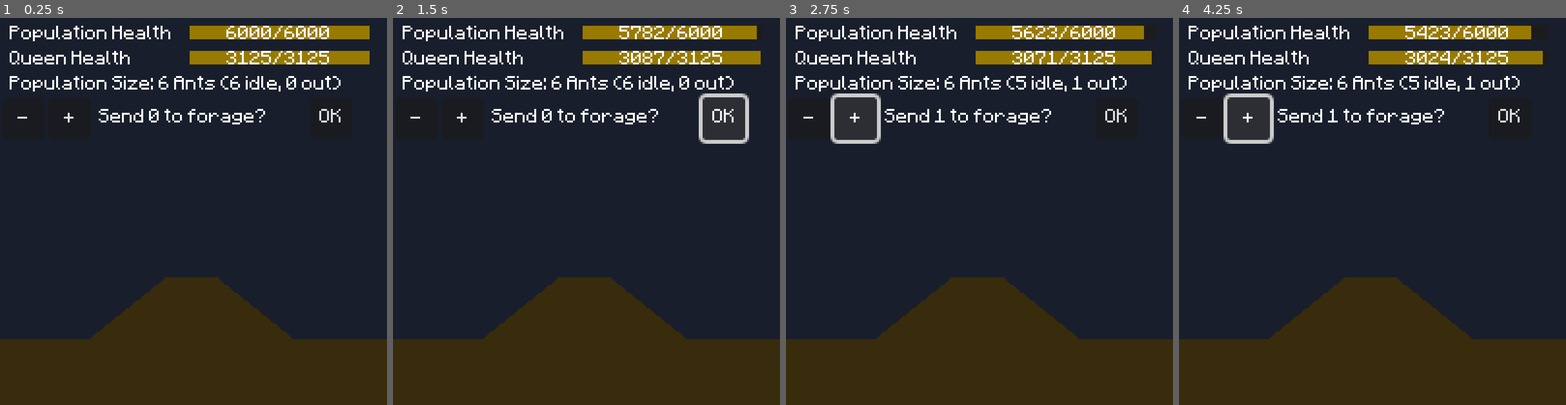
Above: before the commit, frames 1-4 (left to right).
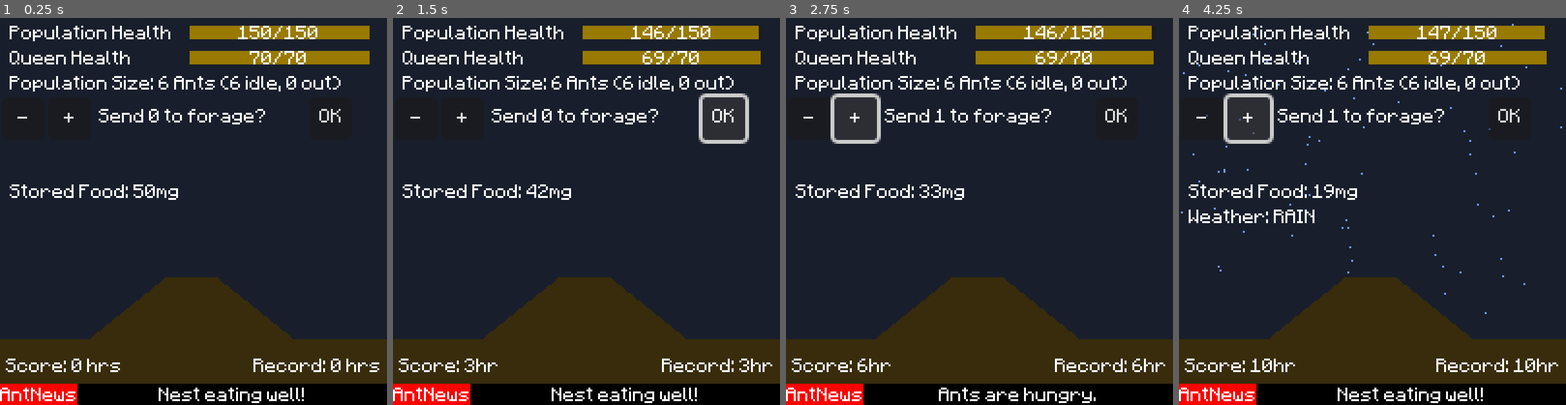
Above: after the commit, the same moments.

Repository: Benpaste/Galway-Game-Jam-23
Game: Godot game, scene res://main.tscn
Same seed, same stepped clock (60 frames per second), same inputs: the game is played once before the commit and once after it.
Inputs:
- Up to frame 1 (0.25 s): no input
- Up to frame 2 (1.5 s): click "OK" at 0.5 s; click "OK" at 1.25 s
- Up to frame 3 (2.75 s): click "+" at 2 s
- Up to frame 4 (4.25 s): click "-" at 2.75 s; click "+" at 3.5 s

The runs differ from the first frame. In frame 1, 7.1% of the frame differs, in the area x 0-100%, y 2-100%; in frame 2, 7.1%; in frame 3, 7.3%; in frame 4, 8.1%, in the area x 0-100%, y 1-100%.

Commit message:
done for now

Diff:
--- a/Ant.gd
+++ b/Ant.gd
@@ -1,5 +1,7 @@
 extends Node
 class_name Ant
+
+
 
 enum {
 	STATE_IDLE,
@@ -7,7 +9,9 @@
 	STATE_RETURN,
 }
 
-var MAX_HEALTH = 1000
+
+var age = 0
+var MAX_HEALTH = 25
 var health = 1
 var state = STATE_IDLE
 
@@ -15,17 +19,16 @@
 	health = MAX_HEALTH
 
 
-var rate = 10
-var variability = 10
+var rate = 0.5
 func do_frame():
-	health -= abs(randf_range(rate-variability, rate+variability))
+	age += 1
+	health -= abs(randf_range(0, 2*rate))
 
 	if health <= 0:
 		die()
 
-signal ant_died
 func die():
-	ant_died.emit()
+	NewsHandler.broadcast("An ant just died...")
 	queue_free()
 
 
--- /dev/null
+++ b/AntFollow.gd
@@ -0,0 +1,10 @@
+extends Path2D
+
+@export var ANT : PackedScene
+
+func create_ants(out: bool, many: int):
+	for i in many:
+		var myant = ANT.instantiate()
+		myant.dir = out
+		add_child(myant)
+		await get_tree().create_timer(0.2).timeout
--- a/AntQueen.gd
+++ b/AntQueen.gd
@@ -2,4 +2,8 @@
 class_name AntQueen
 
 func _init():
-	MAX_HEALTH = pow(5,5)
+	MAX_HEALTH = 70
+
+signal gameover(i: int)
+func die():
+	gameover.emit(age)
--- /dev/null
+++ b/DistanceLabel.gd
@@ -0,0 +1,6 @@
+extends Label
+
+var value = 0
+
+func _physics_process(delta):
+	text = "Distance from nest: %scm" % value
--- a/Food.gd
+++ b/Food.gd
@@ -10,13 +10,13 @@
 
 var food_types = {
 	"Caterpillar": {
-		weight: 100,
+		weight: 300,
 		alive: true,},
 	"Slug": {
 		weight: 1000,
 		alive: true,},
 	"Leaf": {
-		weight: 50,
+		weight: 100,
 		alive: false,},
 	}
 
@@ -33,5 +33,10 @@
 	my_weight *= randf_range(1-variability,1+variability)
 
 	my_alive = food_types[type][alive]
-	if randi_range(1,10) == 2:
+	if randi_range(1,5) == 2:
 		my_alive = false
+
+
+func set_null(): type = ""
+
+func get_null(): return type == ""
--- /dev/null
+++ b/FoodLabel.gd
@@ -0,0 +1,4 @@
+extends Label
+
+func _physics_process(delta):
+	text = "Stored Food: %smg" % round(get_node("/root/Main").stored_food)
--- a/ForageLabel.gd
+++ b/ForageLabel.gd
@@ -1,26 +1,58 @@
 extends Label
 
 var dots = 0
-enum FORAGING {IDLE, LEAVE, RETURN, FOUND,
+enum FORAGING {IDLE, LEAVE, RETURN, RETURN_DONE, FOUND,
+KILLING, KILLING_DONE,
 EATING, EATING_DONE,
-INVEST, INVEST_DONE}
+INVEST, INVEST_DONE,
+TOO_HEAVY_TO_KILL, TOO_HEAVY_TO_CARRY, DEAD, GAMEOVER}
 var state = 0
 
 func _on_tick_timer_timeout():
 
 	match state:
 		FORAGING.LEAVE:
-			text = "%s currently foraging" % get_node("/root/Main").foragers
+			text = "Currently foraging"
 		FORAGING.FOUND:
-			text = "Found some food!"
+			text = "Found food."
 		FORAGING.INVEST:
 			text = "Identifying food"
 		FORAGING.INVEST_DONE:
-			text = "It's a %s! " % %Food.type
+			text = "It's a %smg %s! " % [round(%Food.my_weight), %Food.type]
 			if %Food.my_alive: text += "It's alive!"
-			else: text += "It's dead!"
+			else: text += "It's dead."
+		FORAGING.KILLING:
+			text = "Killing the %s" % %Food.type
+		FORAGING.KILLING_DONE:
+			text = "Killed the %s!" % %Food.type
+		FORAGING.EATING:
+			text = "Foragers eating %s" % %Food.type
+		FORAGING.EATING_DONE:
+			text = "Foragers ate some %s." % %Food.type
+			if %Food.my_weight <= 5:
+				text = "Foragers ate all the %s." % %Food.type
+		FORAGING.RETURN:
+			if %Food.get_null():
+				text = "Returning empty-handed"
+			else:
+				text = "Carrying the %s home" % %Food.type
+		FORAGING.RETURN_DONE:
+			if %Food.get_null():
+				text = "Returned."
+			else:
+				text = "Returned with %s!" % %Food.type
+		FORAGING.TOO_HEAVY_TO_CARRY:
+			text = "It's too heavy to carry."
+		FORAGING.TOO_HEAVY_TO_KILL:
+			text = "It's too big to kill."
+		FORAGING.DEAD:
+			text = "All foragers died..."
+		FORAGING.GAMEOVER:
+			text = "QUEEN STARVED. GAME OVER"
 
-	if !text.ends_with("!"):
-		dots += 1
-		dots %= 4
-		for i in dots: text += "."
+
+	if text != "":
+		if !(text[-1] in ["!","."]):
+			dots += 1
+			dots %= 4
+			for i in dots: text += "."
--- /dev/null
+++ b/NewsHandler.gd
@@ -0,0 +1,5 @@
+extends Node
+
+signal news(s: String)
+func broadcast(s: String):
+	news.emit(s)
--- /dev/null
+++ b/NewsLabel.gd
@@ -0,0 +1,29 @@
+extends Label
+
+var default_news = ["Queen is lovely.", "Ants are hungry."]
+var news = default_news
+
+func _on_news_timer_timeout():
+	text = get_new_text()
+
+
+func _ready():
+	NewsHandler.connect("news", add_news)
+
+
+
+func get_new_text():
+	var news_num = randi_range(0, news.size()-1)
+	if news in default_news and news.size() > 2:
+		news_num = randi_range(2, news.size()-1)
+	var new_text = news[news_num]
+	if new_text == text: return get_new_text()
+	else: return new_text
+
+
+func _on_new_news_timer_timeout():
+	news = default_news
+
+
+func add_news(s: String):
+	news.append(s)
--- /dev/null
+++ b/Score.gd
@@ -0,0 +1,10 @@
+extends Node
+
+var record = 0
+var score = 0
+
+
+func update_score():
+	score += 1
+	if record < score:
+		record = score
--- /dev/null
+++ b/WeatherLabel.gd
@@ -0,0 +1,5 @@
+extends Label
+
+var value = ""
+
+func
--- /dev/null
+++ b/ant_graphic.gd
@@ -0,0 +1,18 @@
+extends PathFollow2D
+
+var dir = false
+
+func _ready():
+	if not dir:
+		progress_ratio = 0.99
+	else: progress_ratio = 0.01
+
+func _physics_process(delta):
+
+	$ColorRect.position = Vector2(randf_range(-1,1),randf_range(-1,1))
+	if dir:
+		progress_ratio += 0.01
+	else:
+		progress_ratio -= 0.01
+	if progress_ratio <= 0 or progress_ratio >= 1:
+		queue_free()
--- /dev/null
+++ b/ant_graphic.tscn
@@ -0,0 +1,12 @@
+[gd_scene load_steps=2 format=3 uid="uid://bf3vvb4bxbu7g"]
+
+[ext_resource type="Script" path="res://ant_graphic.gd" id="1_lt2hf"]
+
+[node name="AntGraphic" type="PathFollow2D"]
+loop = false
+script = ExtResource("1_lt2hf")
+
+[node name="ColorRect" type="ColorRect" parent="."]
+offset_right = 8.0
+offset_bottom = 4.0
+color = Color(0, 0, 0, 1)
--- a/main.gd
+++ b/main.gd
@@ -4,10 +4,21 @@
 
 var foragers = 0
 var time_to_change = 0
-enum FORAGING {IDLE, LEAVE, RETURN, FOUND,
+
+var stored_food = 50
+
+enum WEATHER {CLEAR, RAIN, WIND}
+var weather = WEATHER.CLEAR
+
+
+enum FORAGING {IDLE, LEAVE, RETURN, RETURN_DONE, FOUND,
+KILLING, KILLING_DONE,
 EATING, EATING_DONE,
-INVEST, INVEST_DONE}
+INVEST, INVEST_DONE,
+TOO_HEAVY_TO_KILL, TOO_HEAVY_TO_CARRY, DEAD, GAMEOVER}
 var foraging = FORAGING.IDLE
+
+var distance_from_nest = 0
 
 func _ready():
 	for i in STARTING_ANTS:
@@ -21,7 +32,7 @@
 	%HealthbarPop.set_stats(pop_health[0],pop_health[1])
 	%HealthbarQueen.set_stats(%AntQueen.health, %AntQueen.MAX_HEALTH)
 	%PopLabel.value = get_pop_size()
-	%PopLabel.foragers = foragers
+	%PopLabel.foragers = get_foragers().size()
 	%DialogLabel.text = "Send %s to forage?" % foragers
 	if foraging == FORAGING.IDLE:
 		set_foragers(foragers)
@@ -29,6 +40,10 @@
 
 func get_pop_size():
 	return %Ants.get_child_count() - 1
+
+
+func get_foragers() -> Array:
+	return get_tree().get_nodes_in_group("Foragers")
 
 
 func get_pop_health():
@@ -45,21 +60,56 @@
 
 
 func do_tick():
+	if foraging != FORAGING.GAMEOVER:
+		Score.update_score()
+		%CurrentScoreLabel.text = "Score: %shr" % Score.score
+		%HiScoreLabel.text = "Record: %shr" % Score.record
+	else:
+		return
+
+
 	for i in %Ants.get_children():
 		i.do_frame()
 
+		if not i in get_foragers():
+			if stored_food > 0 and i.health < i.MAX_HEALTH-1:
+				NewsHandler.broadcast("Nest eating well!")
+				stored_food -= 1
+				i.health += 1
+		else:
+			if foraging == FORAGING.EATING:
+				if %Food.my_weight >= 5 and i.health < i.MAX_HEALTH-1:
+					NewsHandler.broadcast("Foragers eating!")
+					%Food.my_weight -= 5
+					i.health += 5
+		stored_food = max(0, stored_food)
+
 	time_to_change -= 1
+
+	if foraging in [FORAGING.IDLE, FORAGING.GAMEOVER]:
+		%DistanceLabel.hide()
+	else:
+		%DistanceLabel.show()
+		if get_foragers().size() == 0:
+			set_foraging(FORAGING.DEAD)
+
 	match foraging:
 		FORAGING.LEAVE:
 			forage_for_food()
+			distance_from_nest += 1
+			%DistanceLabel.value = distance_from_nest
 		FORAGING.INVEST:
 			if time_to_change <= 0:
 				set_foraging(FORAGING.INVEST_DONE)
 		FORAGING.EATING:
 			if time_to_change <= 0:
 				set_foraging(FORAGING.EATING_DONE)
-			#check if foragers are done munching
-			pass
+		FORAGING.RETURN:
+			if time_to_change <= 0:
+				set_foraging(FORAGING.RETURN_DONE)
+			else:
+				distance_from_nest = 4*time_to_change
+				%DistanceLabel.value = distance_from_nest
 
 
 func _on_button_plus_button_down():
@@ -91,26 +141,57 @@
 			set_foraging(FORAGING.INVEST)
 		FORAGING.INVEST_DONE:
 
-			#if food alive:
-				#if too big to kill, forage again
-				#else start killing
-			#else:
-				#foragers eat
-				#if not too big to carry, carry it
-				#foragers return
-
-			set_foraging(FORAGING.EATING)
+			if %Food.my_alive:
+				if %Food.my_weight > foragers * 10:
+					set_foraging(FORAGING.TOO_HEAVY_TO_KILL)
+				else:
+					set_foraging(FORAGING.KILLING)
+			else:
+				set_foraging(FORAGING.EATING)
+
 		FORAGING.EATING_DONE:
+
+			if %Food.my_weight > foragers * 30:
+				set_foraging(FORAGING.TOO_HEAVY_TO_CARRY)
+			if %Food.my_weight <= 5:
+				set_foraging(FORAGING.LEAVE)
+			else:
+
+				set_foraging(FORAGING.RETURN)
+
+		FORAGING.TOO_HEAVY_TO_KILL:
+			set_foraging(FORAGING.LEAVE)
+
+		FORAGING.TOO_HEAVY_TO_CARRY:
+			%Food.set_null()
 			set_foraging(FORAGING.RETURN)
+
+		FORAGING.RETURN_DONE:
+			if !%Food.get_null():
+				stored_food += %Food.my_weight
+				%Food.set_null()
+			stored_food += get_foragers().size() * 4
+			set_foraging(FORAGING.IDLE)
+			for i in get_foragers():
+				i.set_state(i.STATE_IDLE)
+				i.remove_from_group("Foragers")
+
+		FORAGING.DEAD:
+			set_foraging(FORAGING.IDLE)
+
+		FORAGING.GAMEOVER:
+			_on_queen_die()
 
 
 func send_foragers():
 	var idles = get_idle_ants()
 	for i in foragers:
 		idles[i].set_state(idles[i].STATE_LEAVE)
+		idles[i].add_to_group("Foragers")
 		set_foraging(FORAGING.LEAVE)
 		%SendDialog.hide()
 		%ForageLabel.show()
+	%AntFollow.create_ants(true, foragers)
 	calculate_time_to_change()
 
 
@@ -128,16 +209,67 @@
 	%ForageLabel.state = f
 
 	match f:
+		FORAGING.IDLE:
+			%ForageLabel.hide()
+			%ButtonOK.show()
+			%SendDialog.show()
 		FORAGING.LEAVE:
-			%ButtonOK.hide()
+			NewsHandler.broadcast("Brave foragers leave...")
+			%ButtonOK.hide()
+			time_to_change = 10
 		FORAGING.FOUND:
 			%ButtonOK.show()
-			#set random food source
 		FORAGING.INVEST:
+			NewsHandler.broadcast("Our girls found something!")
 			%ButtonOK.hide()
 			time_to_change = 5
 		FORAGING.INVEST_DONE:
 			%Food.initialize()
 			%ButtonOK.show()
 		FORAGING.EATING:
-			pass
+			%ButtonOK.hide()
+			time_to_change = 5
+		FORAGING.EATING_DONE:
+			%ButtonOK.show()
+		FORAGING.RETURN:
+			NewsHandler.broadcast("The perilous %scm voyage..." % distance_from_nest)
+			%ButtonOK.hide()
+			time_to_change = distance_from_nest/4
+		FORAGING.RETURN_DONE:
+			%ButtonOK.show()
+			%AntFollow.create_ants(false, foragers)
+		FORAGING.DEAD:
+			%ButtonOK.show()
+		FORAGING.GAMEOVER:
+			%ButtonOK.show()
+			%SendDialog.hide()
+
+
+func _on_weather_timer_timeout():
+	var new = randi_range(0, 5)
+	if new > 2:
+		new = WEATHER.CLEAR
+	if new != weather:
+		%WeatherLabel.text = "Weather: %s" % WEATHER.keys()[new]
+		weather = new
+		for i in [%Rain, %Wind, %Leaves]: i.emitting=false
+		if weather == WEATHER.RAIN:
+			%Rain.emitting = true
+		if weather == WEATHER.WIND:
+			%Wind.emitting = true
+			%Leaves.emitting = true
+
+
+func _on_baby_timer_timeout():
+	for i in randi_range(2,4):
+		%Ants.add_child(Ant.new())
+	NewsHandler.broadcast("Our queen had babies!")
+
+
+func _on_queen_die():
+	Score.score = 0
+	get_tree().change_scene_to_file("res://main.tscn")
+
+
+func _on_ant_queen_gameover(i):
+	set_foraging(FORAGING.GAMEOVER)
--- a/main.tscn
+++ b/main.tscn
@@ -1,17 +1,74 @@
-[gd_scene load_steps=8 format=3 uid="uid://c2mfrxdg0ruld"]
+[gd_scene load_steps=19 format=3 uid="uid://c2mfrxdg0ruld"]
 
 [ext_resource type="Script" path="res://main.gd" id="1_6d5k7"]
 [ext_resource type="Script" path="res://AntQueen.gd" id="2_ejx5p"]
+[ext_resource type="Script" path="res://AntFollow.gd" id="2_o0ry8"]
 [ext_resource type="PackedScene" uid="uid://bghhusn3pp584" path="res://healthbar.tscn" id="2_ygw06"]
 [ext_resource type="Script" path="res://Food.gd" id="3_5b1n6"]
+[ext_resource type="PackedScene" uid="uid://bf3vvb4bxbu7g" path="res://ant_graphic.tscn" id="3_lds7x"]
 [ext_resource type="Script" path="res://PopLabel.gd" id="4_luhpv"]
 [ext_resource type="Script" path="res://ForageLabel.gd" id="5_4x6cx"]
 [ext_resource type="Theme" uid="uid://desch61f3eesi" path="res://main.tres" id="5_wvql7"]
+[ext_resource type="Script" path="res://FoodLabel.gd" id="6_r6cwb"]
+[ext_resource type="Script" path="res://NewsLabel.gd" id="9_uhx06"]
+[ext_resource type="Script" path="res://DistanceLabel.gd" id="11_hkowu"]
+
+[sub_resource type="ParticleProcessMaterial" id="ParticleProcessMaterial_ixu0n"]
+emission_shape = 3
+emission_box_extents = Vector3(128, 1, 1)
+particle_flag_disable_z = true
+direction = Vector3(0, 1, 0)
+spread = 0.0
+gravity = Vector3(0, 980, 0)
+initial_velocity_min = 256.0
+initial_velocity_max = 256.0
+orbit_velocity_min = 0.0
+orbit_velocity_max = 0.0
+color = Color(0.45098, 0.623529, 1, 1)
+turbulence_enabled = true
+
+[sub_resource type="Gradient" id="Gradient_b5uo2"]
+colors = PackedColorArray(1, 1, 1, 0.360784, 1, 1, 1, 0)
+
+[sub_resource type="GradientTexture1D" id="GradientTexture1D_bl22h"]
+gradient = SubResource("Gradient_b5uo2")
+
+[sub_resource type="ParticleProcessMaterial" id="ParticleProcessMaterial_w0gou"]
+emission_shape = 3
+emission_box_extents = Vector3(300, 100, 1)
+particle_flag_disable_z = true
+spread = 10.0
+gravity = Vector3(0, 0, 0)
+initial_velocity_min = 360.0
+initial_velocity_max = 360.0
+orbit_velocity_min = 0.0
+orbit_velocity_max = 0.0
+color_ramp = SubResource("GradientTexture1D_bl22h")
+
+[sub_resource type="ParticleProcessMaterial" id="ParticleProcessMaterial_ti7en"]
+emission_shape = 3
+emission_box_extents = Vector3(1, 100, 1)
+particle_flag_disable_z = true
+spread = 10.0
+gravity = Vector3(0, 0, 0)
+initial_velocity_min = 200.0
+initial_velocity_max = 200.0
+orbit_velocity_min = 0.0
+orbit_velocity_max = 0.0
+scale_min = 2.0
+scale_max = 4.0
+color = Color(0.211765, 0.580392, 0.0745098, 1)
+
+[sub_resource type="Curve2D" id="Curve2D_fis7b"]
+_data = {
+"points": PackedVector2Array(0, 0, 0, 0, 99, 134, 0, 0, 0, 0, 74, 166, 0, 0, 0, 0, -9, 168)
+}
+point_count = 3
 
 [node name="Main" type="Node2D"]
 script = ExtResource("1_6d5k7")
 
-[node name="Terrain" type="Node" parent="."]
+[node name="Terrain" type="Node2D" parent="."]
 
 [node name="Background" type="ColorRect" parent="Terrain"]
 offset_right = 200.0
@@ -20,6 +77,31 @@
 size_flags_vertical = 3
 color = Color(0.0941176, 0.117647, 0.168627, 1)
 
+[node name="Rain" type="GPUParticles2D" parent="Terrain"]
+unique_name_in_owner = true
+position = Vector2(100, 0)
+emitting = false
+amount = 128
+process_material = SubResource("ParticleProcessMaterial_ixu0n")
+lifetime = 0.7
+draw_order = 0
+trail_lifetime = 0.1
+trail_sections = 2
+trail_section_subdivisions = 1
+
+[node name="Wind" type="GPUParticles2D" parent="Terrain"]
+unique_name_in_owner = true
+position = Vector2(100, 100)
+emitting = false
+amount = 256
+process_material = SubResource("ParticleProcessMaterial_w0gou")
+
+[node name="Leaves" type="GPUParticles2D" parent="Terrain"]
+unique_name_in_owner = true
+position = Vector2(-18, 100)
+emitting = false
+process_material = SubResource("ParticleProcessMaterial_ti7en")
+
 [node name="Ground" type="ColorRect" parent="Terrain"]
 offset_top = 166.0
 offset_right = 200.0
@@ -31,6 +113,12 @@
 scale = Vector2(2, 2)
 color = Color(0.22, 0.17424, 0.0484, 1)
 polygon = PackedVector2Array(-33, 70, -13, 54, 0, 54, 20, 70)
+
+[node name="AntFollow" type="Path2D" parent="Terrain"]
+unique_name_in_owner = true
+curve = SubResource("Curve2D_fis7b")
+script = ExtResource("2_o0ry8")
+ANT = ExtResource("3_lds7x")
 
 [node name="Ants" type="Node" parent="."]
 unique_name_in_owner = true
@@ -76,6 +164,16 @@
 text = "Population Size: 6 ants"
 script = ExtResource("4_luhpv")
 
+[node name="FoodLabel" type="Label" parent="HUD"]
+layout_mode = 0
+offset_left = 5.0
+offset_top = 84.0
+offset_right = 112.0
+offset_bottom = 106.0
+theme_override_font_sizes/font_size = 8
+text = "Stored Food: 3000mg"
+script = ExtResource("6_r6cwb")
+
 [node name="ButtonOK" type="Button" parent="HUD"]
 unique_name_in_owner = true
 layout_mode = 0
@@ -122,24 +220,117 @@
 
 [node name="ForageLabel" type="Label" parent="HUD"]
 unique_name_in_owner = true
-visible = false
-layout_mode = 0
-offset_left = 51.0
+layout_mode = 0
+offset_left = 5.0
 offset_top = 45.0
-offset_right = 91.0
+offset_right = 45.0
 offset_bottom = 67.0
 theme = ExtResource("5_wvql7")
 script = ExtResource("5_4x6cx")
 
+[node name="DistanceLabel" type="Label" parent="HUD"]
+unique_name_in_owner = true
+visible = false
+layout_mode = 0
+offset_left = 5.0
+offset_top = 58.0
+offset_right = 45.0
+offset_bottom = 80.0
+theme = ExtResource("5_wvql7")
+script = ExtResource("11_hkowu")
+
+[node name="WeatherLabel" type="Label" parent="HUD"]
+unique_name_in_owner = true
+layout_mode = 0
+offset_left = 5.0
+offset_top = 97.0
+offset_right = 45.0
+offset_bottom = 119.0
+theme = ExtResource("5_wvql7")
+
+[node name="NewsBG" type="ColorRect" parent="HUD"]
+layout_mode = 0
+offset_top = 189.0
+offset_right = 205.0
+offset_bottom = 200.0
+color = Color(0, 0, 0, 1)
+
+[node name="NewsLabel" type="Label" parent="HUD"]
+unique_name_in_owner = true
+layout_mode = 0
+offset_left = 40.0
+offset_top = 189.0
+offset_right = 200.0
+offset_bottom = 206.0
+text = "Nest eating well!"
+horizontal_alignment = 1
+script = ExtResource("9_uhx06")
+
+[node name="NewsTimer" type="Timer" parent="HUD/NewsLabel"]
+wait_time = 1.5
+autostart = true
+
+[node name="NewNewsTimer" type="Timer" parent="HUD/NewsLabel"]
+wait_time = 4.0
+autostart = true
+
+[node name="NewsFG" type="ColorRect" parent="HUD"]
+layout_mode = 0
+offset_top = 189.0
+offset_right = 40.0
+offset_bottom = 229.0
+color = Color(1, 0, 0, 1)
+
+[node name="NewsLabel" type="Label" parent="HUD/NewsFG"]
+layout_mode = 1
+anchors_preset = 15
+anchor_right = 1.0
+anchor_bottom = 1.0
+grow_horizontal = 2
+grow_vertical = 2
+text = "AntNews"
+
+[node name="CurrentScoreLabel" type="Label" parent="HUD"]
+unique_name_in_owner = true
+layout_mode = 0
+offset_left = 3.0
+offset_top = 174.0
+offset_right = 63.0
+offset_bottom = 191.0
+text = "Score: 0 hrs"
+
+[node name="HiScoreLabel" type="Label" parent="HUD"]
+unique_name_in_owner = true
+layout_mode = 0
+offset_left = -3.0
+offset_top = 174.0
+offset_right = 197.0
+offset_bottom = 191.0
+text = "Record: 0 hrs"
+horizontal_alignment = 2
+
 [node name="TickTimer" type="Timer" parent="."]
 wait_time = 0.4
 autostart = true
 
+[node name="WeatherTimer" type="Timer" parent="."]
+wait_time = 3.0
+autostart = true
+
+[node name="BabyTimer" type="Timer" parent="."]
+wait_time = 10.0
+autostart = true
+
+[connection signal="gameover" from="Ants/AntQueen" to="." method="_on_ant_queen_gameover"]
 [connection signal="button_down" from="HUD/ButtonOK" to="." method="_on_button_ok_button_down"]
 [connection signal="button_down" from="HUD/SendDialog/ButtonPlus" to="." method="_on_button_plus_button_down"]
 [connection signal="button_down" from="HUD/SendDialog/ButtonMinus" to="." method="_on_button_minus_button_down"]
+[connection signal="timeout" from="HUD/NewsLabel/NewsTimer" to="HUD/NewsLabel" method="_on_news_timer_timeout"]
+[connection signal="timeout" from="HUD/NewsLabel/NewNewsTimer" to="HUD/NewsLabel" method="_on_new_news_timer_timeout"]
 [connection signal="timeout" from="TickTimer" to="." method="do_tick"]
 [connection signal="timeout" from="TickTimer" to="HUD/ForageLabel" method="_on_tick_timer_timeout"]
+[connection signal="timeout" from="WeatherTimer" to="." method="_on_weather_timer_timeout"]
+[connection signal="timeout" from="BabyTimer" to="." method="_on_baby_timer_timeout"]
 
 [editable path="HUD/HealthbarPop"]
 [editable path="HUD/HealthbarQueen"]
--- a/project.godot
+++ b/project.godot
@@ -14,6 +14,11 @@
 run/main_scene="res://main.tscn"
 config/features=PackedStringArray("4.1", "Mobile")
 config/icon="res://icon.svg"
+
+[autoload]
+
+NewsHandler="*res://NewsHandler.gd"
+Score="*res://Score.gd"
 
 [display]
 
Binary file added: cover.png
Not shown, added: cover.png.import
Binary file added: export.apple-touch-icon.png
Not shown, added: export.apple-touch-icon.png.import
Binary file added: export.icon.png
Not shown, added: export.icon.png.import
Binary file added: export.png
Not shown, added: export.png.import
Not shown, added: export/export.apple-touch-icon.png.import
Not shown, added: export/export.icon.png.import
Not shown, added: export/export.png.import
Not shown, added: export/index.apple-touch-icon.png.import
(and 26 more such lines)
